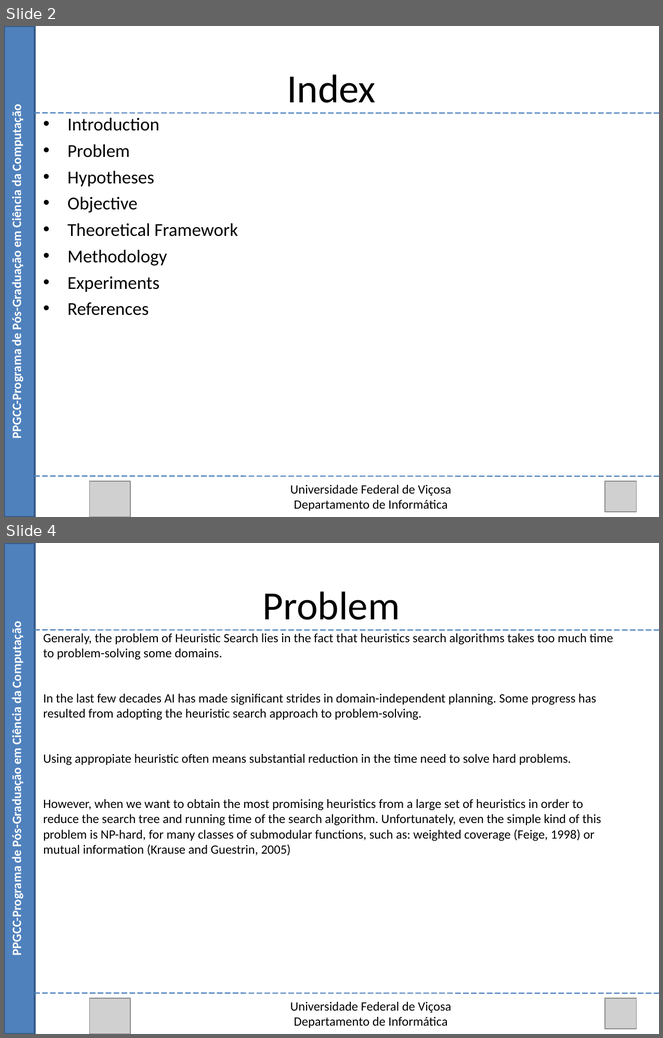
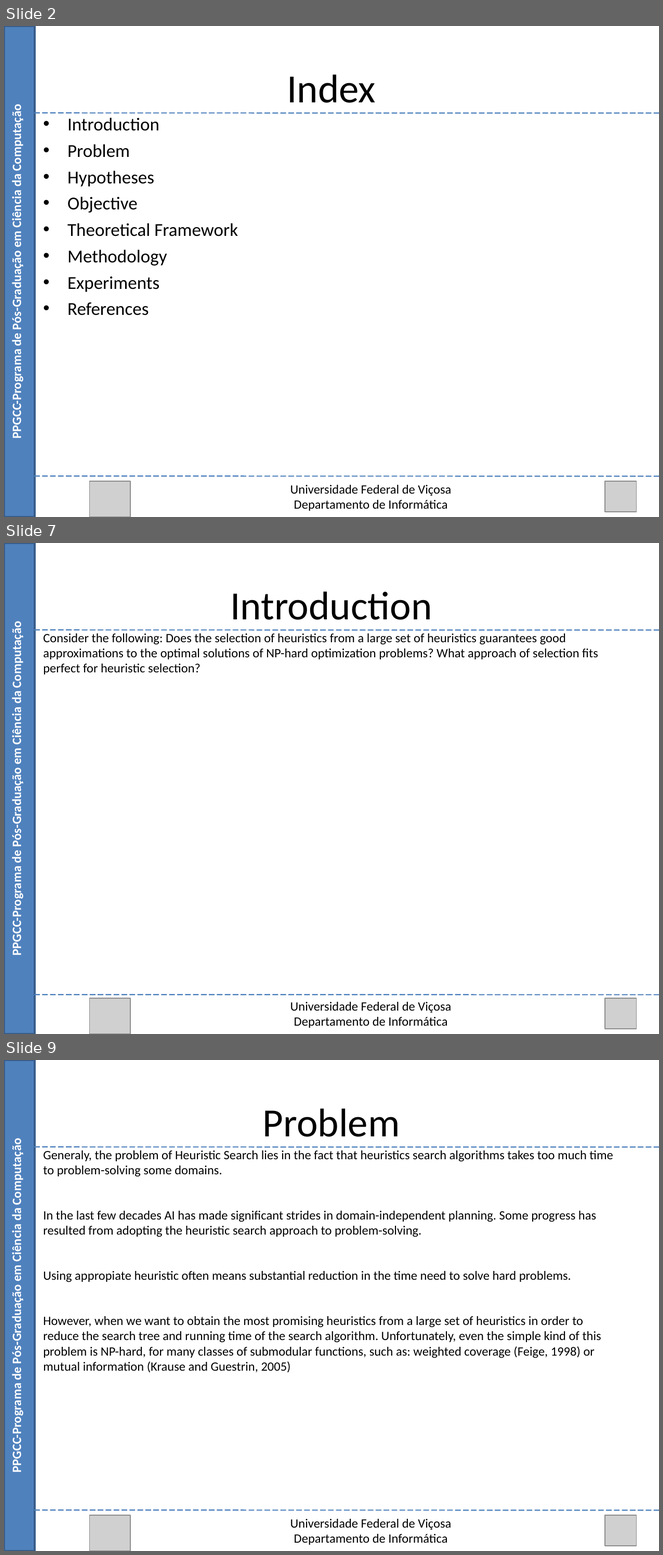
Before and after one commit to Marvinsky/research-marvin, a slide deck: latex/odp/selection heuristics.odp. Shown one above the other, each under a label of ours: slides 2 and 4 before the commit, slides 2, 7 and 9 after it; the slides between them are not shown. The pictures are 663x1038 and 663x1555 pixels, drawn with LibreOffice and Linux fonts; fonts in the diff are those of the drawing; grey boxes stand for pictures. Boxes give left, top, right and bottom in pixels: in the first picture for what was removed or moved away, otherwise in the second. Text is boxed around its words. In the diff, an @@ line names an element or a change of style, - is before the commit and + after.

```diff
--- a/latex/odp/selection heuristics.odp
+++ b/latex/odp/selection heuristics.odp
@@ slide 7 added at <box>4,543,659,1034</box>, background #FFFFFF @@
@@ rectangle added at <box>4,543,35,1034</box>, fill #4F81BD, outline #385D8A 2.01 pt @@
@@ text added at <box>230,591,432,620</box>, 44 pt, text #000000 @@
+Introduction
@@ text added at <box>9,628,25,954</box>, 14 pt, text #FFFFFF, bold @@
+PPGCC-Programa de Pós-Graduação em Ciência da Computação
@@ line added from (35, 630) to (659, 630), #4A7EBB 1.25 pt @@
@@ text added at <box>43,633,598,675</box>, 14 pt, text #000000 @@
+Consider the following: Does the selection of heuristics from a large set of heuristics guarantees good approximations to the optimal solutions of NP-hard optimization problems? What approach of selection fits perfect for heuristic selection?
@@ line added from (35, 995) to (659, 995), #4A7EBB 1.25 pt @@
@@ picture added at <box>89,999,130,1034</box> @@
@@ text added at <box>291,1002,451,1028</box>, 14 pt, text #000000 @@
+Universidade Federal de Viçosa
+Departamento de Informática
@@ picture added at <box>605,999,636,1029</box> @@
@@ what was slide 4 is now slide 9 @@
```
Also in this commit, not shown: 4 slides changed, 4 other slides added, 3 other files.
